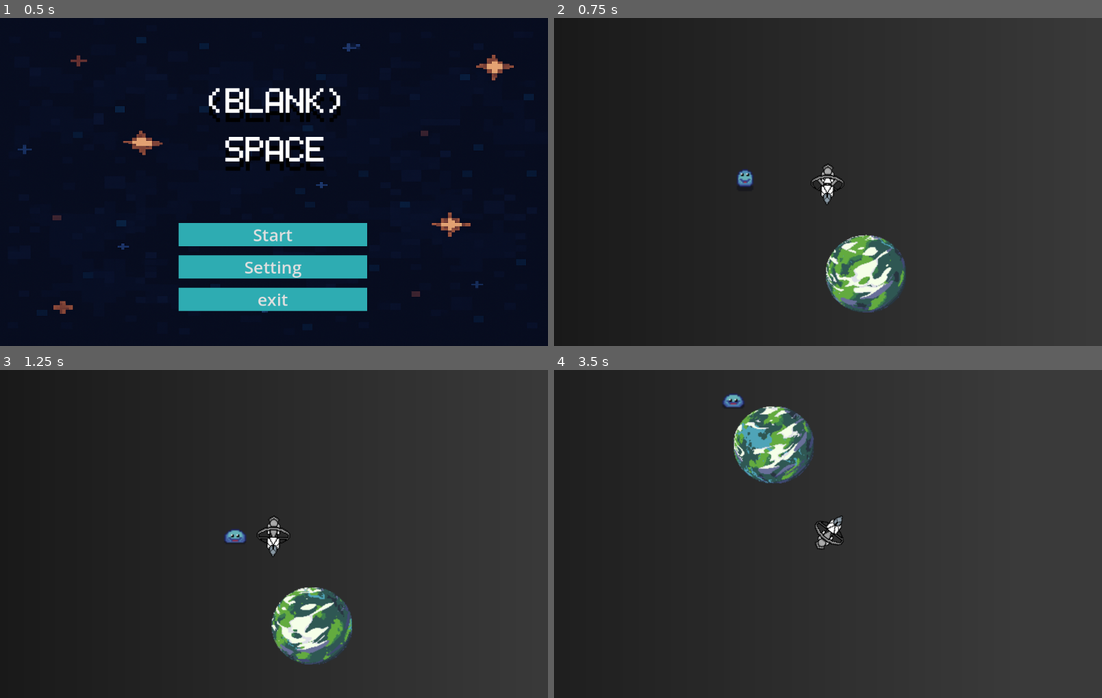
Above: before the commit, frames 1-4 (two rows, left to right).
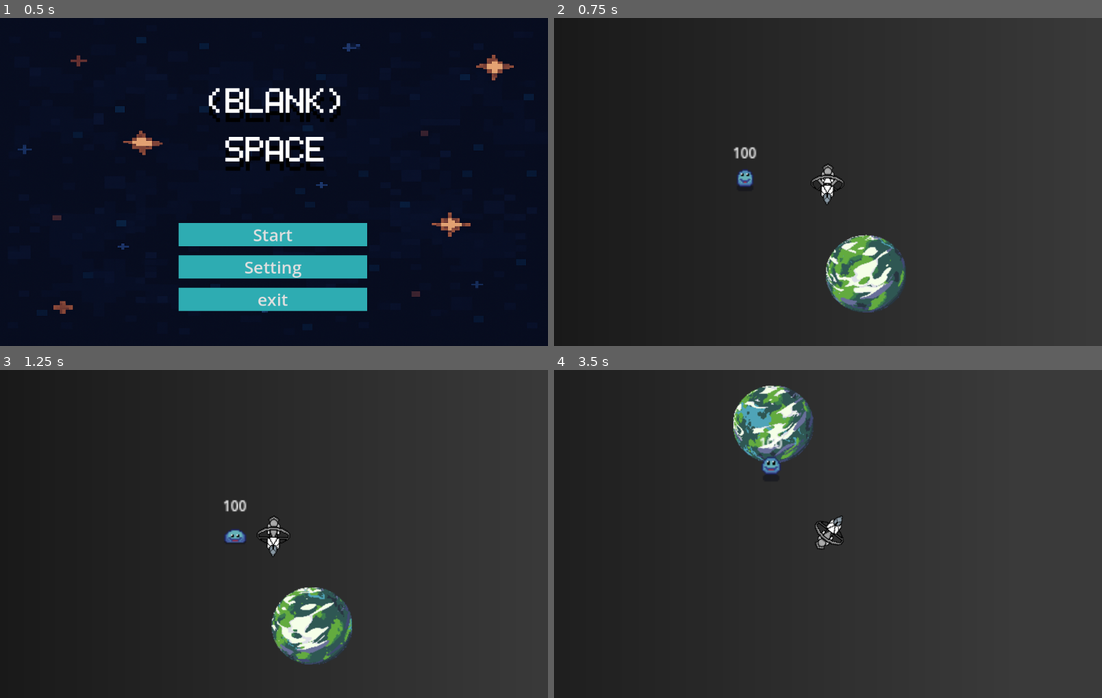
Above: after the commit, the same moments.

Repository: adamsutan/project-space-game
Game: Godot game, scene res://main menu.tscn
Same seed, same stepped clock (60 frames per second), same inputs: the game is played once before the commit and once after it.
Inputs (mouse positions are in pixels of both pictures, inside the frame that each line leads up to):
- Up to frame 1 (0.5 s): no input
- Up to frame 2 (0.75 s): click "Start" at 0.5 s
- Up to frame 3 (1.25 s): no input
- Up to frame 4 (3.5 s): move the mouse to (948, 517) at 1.27 s; hold D (strafe_right) 1.28-2.03 s; hold Shift (boost) 1.28-2.03 s; move the mouse to (718, 550) at 2.02 s; hold Space (brake) 2.03-2.78 s; click (718, 550) at 2.1 s; move the mouse to (882, 461) at 2.77 s; hold D (strafe_right) from 2.78 s (still down); hold Shift (boost) from 2.78 s (still down)

Frame 1 is identical in both runs. In frame 2, 0.1% of the frame differs, in the area x 32-37%, y 39-43%; in frame 3, 0.1%; in frame 4, 3.4%, in the area x 30-48%, y 4-35%.

Commit message:
enemie health, hitbox. bullet hurtbox, culling

Diff:
--- a/bullet.gd
+++ b/bullet.gd
@@ -11,3 +11,17 @@
 func _physics_process(delta):
 	velocity=Vector2(speed,0).rotated(dir)
 	move_and_slide()
+
+func _on_timer_timeout() -> void:
+	queue_free() # Replace with function body.
+
+
+# Tambahkan fungsi ini untuk menangani tabrakan
+func _on_body_entered(body):
+	# Bisa tambahkan logika, misalnya cek apakah body adalah musuh
+	queue_free()
+
+
+func _on_hurtbox_body_entered(body: Node2D) -> void:
+	if body.scene_file_path == "res://enemy.tscn":
+		queue_free()# Replace with function body.
--- a/bullet.tscn
+++ b/bullet.tscn
@@ -7,17 +7,37 @@
 radius = 3.0
 height = 10.0
 
+[sub_resource type="CapsuleShape2D" id="CapsuleShape2D_t4vbm"]
+radius = 14.0
+
 [node name="Bullet" type="CharacterBody2D"]
 collision_layer = 2
 collision_mask = 3
 script = ExtResource("1_v8qja")
 
 [node name="Picbull" type="Sprite2D" parent="."]
-position = Vector2(24, 1)
+position = Vector2(27, 1)
 scale = Vector2(0.5, 0.469)
 texture = ExtResource("1_v7oki")
 
 [node name="CollisionShape2D" type="CollisionShape2D" parent="."]
-position = Vector2(35, 0)
+position = Vector2(38, 0)
 rotation = 1.5707964
 shape = SubResource("CapsuleShape2D_v8qja")
+
+[node name="Hurtbox" type="Area2D" parent="."]
+collision_layer = 3
+collision_mask = 3
+
+[node name="HurtboxArea" type="CollisionShape2D" parent="Hurtbox"]
+position = Vector2(21, 0)
+rotation = 1.5707964
+shape = SubResource("CapsuleShape2D_t4vbm")
+debug_color = Color(0.95081097, 0.016501242, 0.56111354, 0.41960785)
+
+[node name="Timer" type="Timer" parent="."]
+one_shot = true
+autostart = true
+
+[connection signal="body_entered" from="Hurtbox" to="." method="_on_hurtbox_body_entered"]
+[connection signal="timeout" from="Timer" to="." method="_on_timer_timeout"]
--- a/enemy.gd
+++ b/enemy.gd
@@ -1,8 +1,14 @@
 extends CharacterBody2D
+
+@onready var health_info: Label = $HealthInfo
 
 var speed = 40
 var player = null
 var player_chase = false
+var _health = 100
+
+func _ready() -> void:
+	health_info.text = str(_health)
 
 func _physics_process(delta: float) -> void:
 	if player_chase:
@@ -13,11 +19,19 @@
 
 func _on_detection_area_body_entered(body: Node2D) -> void:
 	# Cek apakah nama scene-nya "ship" atau filename-nya "ship.tscn"
-	if body.name == "ship" or body.scene_file_path == "res://ship.tscn":
+	if body.name == "Ship" or body.scene_file_path == "res://ship.tscn":
 		player = body
 		player_chase = true
 
+func _on_detection_area_body_exited(body: Node2D) -> void:
+	if body.name == "Ship" or body.scene_file_path == "res://ship.tscn":
+		player = null
+		player_chase = false
 
-func _on_detection_area_body_exited(body: Node2D) -> void:
-	player = null
-	player_chase = false
+func _on_hitbox_body_entered(body: Node2D) -> void:
+	if body.name == "Bullet" or body.scene_file_path == "res://bullet.tscn":
+		_health -= 20
+		health_info.text = str(_health)
+
+		if _health <= 0:
+			queue_free()
--- a/enemy.tscn
+++ b/enemy.tscn
@@ -86,19 +86,29 @@
 "speed": 9.0
 }]
 
+[sub_resource type="CircleShape2D" id="CircleShape2D_7k104"]
+radius = 8.0
+
 [sub_resource type="CircleShape2D" id="CircleShape2D_ar8e5"]
 radius = 64.00781
 
-[sub_resource type="CircleShape2D" id="CircleShape2D_7k104"]
-radius = 8.0
+[sub_resource type="CircleShape2D" id="CircleShape2D_4gyqm"]
+radius = 12.0415945
 
 [node name="Enemy" type="CharacterBody2D"]
+collision_layer = 2
+collision_mask = 2
 script = ExtResource("1_4gyqm")
 
 [node name="AnimatedSprite2D" type="AnimatedSprite2D" parent="."]
 sprite_frames = SubResource("SpriteFrames_n0g06")
 animation = &"move"
 autoplay = "idle"
+
+[node name="EnemyColl" type="CollisionShape2D" parent="."]
+position = Vector2(0, 2)
+shape = SubResource("CircleShape2D_7k104")
+debug_color = Color(0.6081274, 0.5226763, 0.38711995, 0.41960785)
 
 [node name="DetectionArea" type="Area2D" parent="."]
 collision_layer = 2
@@ -108,10 +118,25 @@
 position = Vector2(0, 1)
 shape = SubResource("CircleShape2D_ar8e5")
 
-[node name="Hitbox" type="CollisionShape2D" parent="."]
+[node name="Hitbox" type="Area2D" parent="."]
+collision_layer = 2
+collision_mask = 2
+
+[node name="HitboxArea" type="CollisionShape2D" parent="Hitbox"]
 position = Vector2(0, 2)
-shape = SubResource("CircleShape2D_7k104")
-debug_color = Color(0.94937056, 0.12416709, 0.47822082, 0.41960785)
+shape = SubResource("CircleShape2D_4gyqm")
+debug_color = Color(0.93512666, 0.14163408, 0.53298056, 0.41960785)
+
+[node name="HealthInfo" type="Label" parent="."]
+offset_left = -27.0
+offset_top = -31.0
+offset_right = 27.0
+offset_bottom = -8.0
+theme_override_font_sizes/font_size = 10
+text = "Musuh"
+horizontal_alignment = 1
+vertical_alignment = 1
 
 [connection signal="body_entered" from="DetectionArea" to="." method="_on_detection_area_body_entered"]
 [connection signal="body_exited" from="DetectionArea" to="." method="_on_detection_area_body_exited"]
+[connection signal="body_entered" from="Hitbox" to="." method="_on_hitbox_body_entered"]
Not shown: 1 places in bullet.tscn that only renumber resources
Not shown: 1 places in enemy.tscn that only renumber resources
